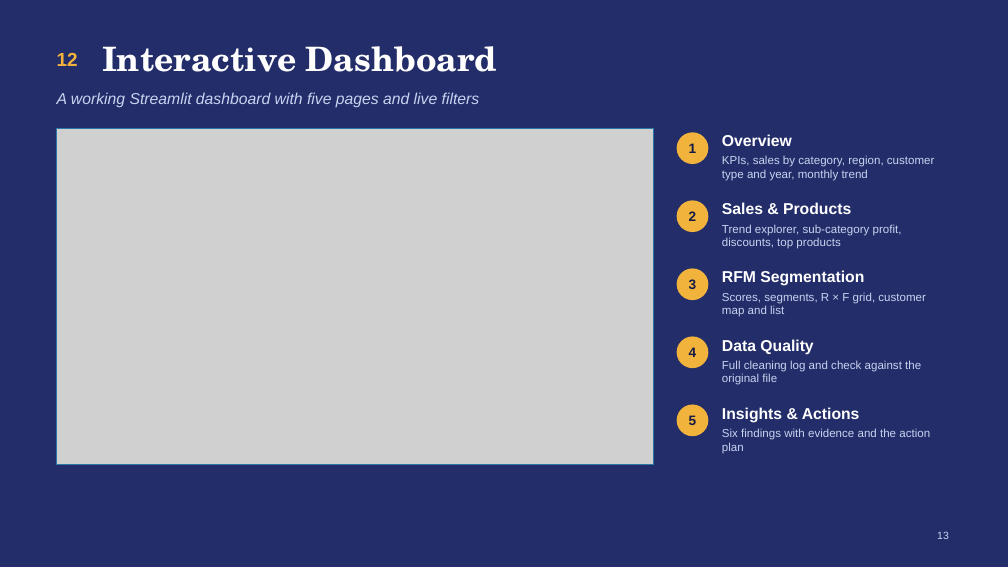
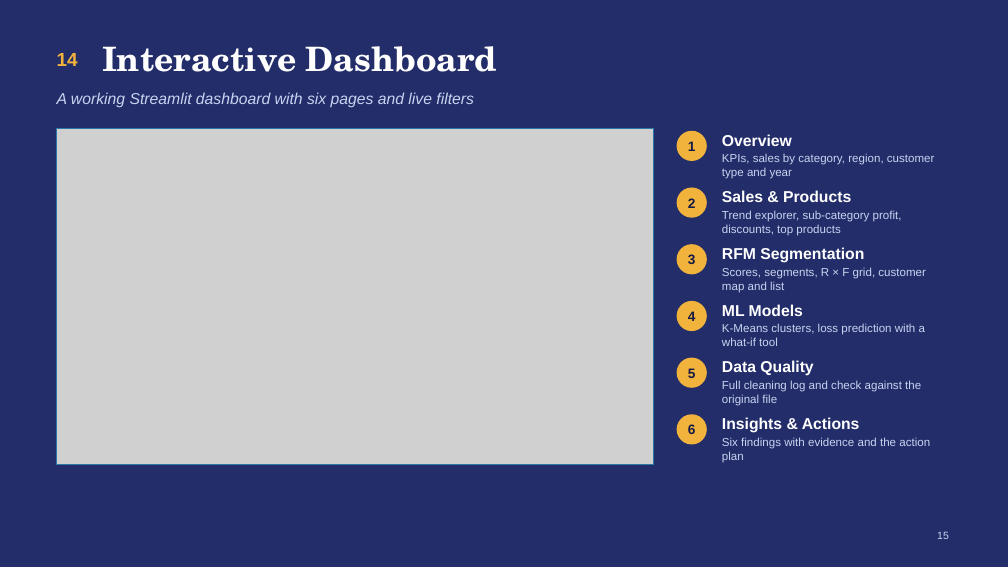
Before and after one commit to SANGRAMLEMBE/Superstore-RFM-Customer-Segmentation, a slide deck: slide 15 of Superstore_RFM_Customer_Segmentation.pptx (slide 13 before the commit). Drawn at 1008x567 pixels with LibreOffice and Linux fonts; fonts in the diff are those of the drawing; grey boxes stand for pictures. Boxes give left, top, right and bottom in pixels: in the first picture for what was removed or moved away, otherwise in the second. Text is boxed around its words. In the diff, an @@ line names an element or a change of style, - is before the commit and + after.

```diff
--- a/Superstore_RFM_Customer_Segmentation.pptx
+++ b/Superstore_RFM_Customer_Segmentation.pptx
@@ text at [57,53,78,66]: text changed @@
-12
+14
@@ text at [57,92,474,107]: text changed @@
-A working Streamlit dashboard with five pages and live filters
+A working Streamlit dashboard with six pages and live filters
@@ text at [722,153,935,179]: text changed @@
-KPIs, sales by category, region, customer type and year, monthly trend
+KPIs, sales by category, region, customer type and year
@@ 2 texts, 1 ellipse: place and size @@
-2 texts, 1 ellipse at [677,200,851,232]
+2 texts, 1 ellipse at [677,188,851,218]
@@ text "Trend explorer, sub-category profit, discounts, ...": place and size @@
-text "Trend explorer, sub-category profit, discounts, ..." at [722,224,902,249]
+text "Trend explorer, sub-category profit, discounts, ..." at [722,210,902,236]
@@ 2 texts, 1 ellipse: place and size @@
-2 texts, 1 ellipse at [677,268,864,300]
+2 texts, 1 ellipse at [677,244,864,274]
@@ text "Scores, segments, R × F ...": place and size @@
-text "Scores, segments, R × F ..." at [722,292,926,317]
+text "Scores, segments, R × F ..." at [722,267,926,293]
@@ text "4": place and size @@
-text "4" at [689,347,697,357]
+text "4" at [688,311,696,321]
@@ ellipse: place and size @@
-ellipse at [677,337,709,368]
+ellipse at [677,301,707,331]
@@ text added at [722,304,803,316], 15 pt, text #FFFFFF, bold @@
+ML Models
@@ text added at [722,323,925,346], 11 pt, text #C9D3F0 @@
+K-Means clusters, loss prediction with a what-if tool
@@ text "5": place and size @@
-text "5" at [689,415,697,425]
+text "5" at [688,368,696,378]
@@ ellipse: place and size @@
-ellipse at [677,405,709,436]
+ellipse at [677,358,707,388]
@@ text "Data Quality": place and size @@
-text "Data Quality" at [722,339,813,355]
+text "Data Quality" at [722,360,813,376]
@@ text "Full cleaning log and check ...": place and size @@
-text "Full cleaning log and check ..." at [722,360,921,385]
+text "Full cleaning log and check ..." at [722,380,921,406]
@@ ellipse added at [677,414,707,445], fill #F2B33D @@
@@ text "Insights & Actions": place and size @@
-text "Insights & Actions" at [722,407,860,423]
+text "Insights & Actions" at [722,417,860,433]
@@ text added at [688,424,696,434], 13 pt, text #141A45, bold @@
+6
@@ text "Six findings with evidence and ...": place and size @@
-text "Six findings with evidence and ..." at [722,428,930,453]
+text "Six findings with evidence and ..." at [722,437,930,462]
```
Also in this commit, not shown: 4 other slides changed, 2 slides added, 5 other files.
